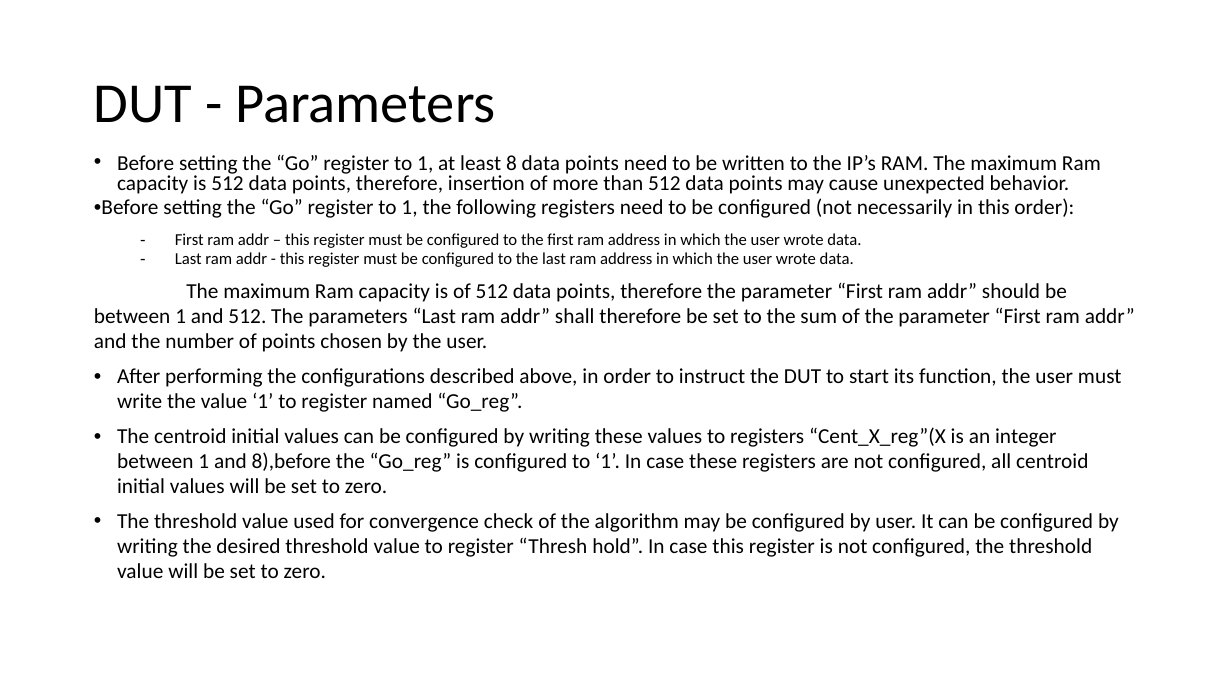
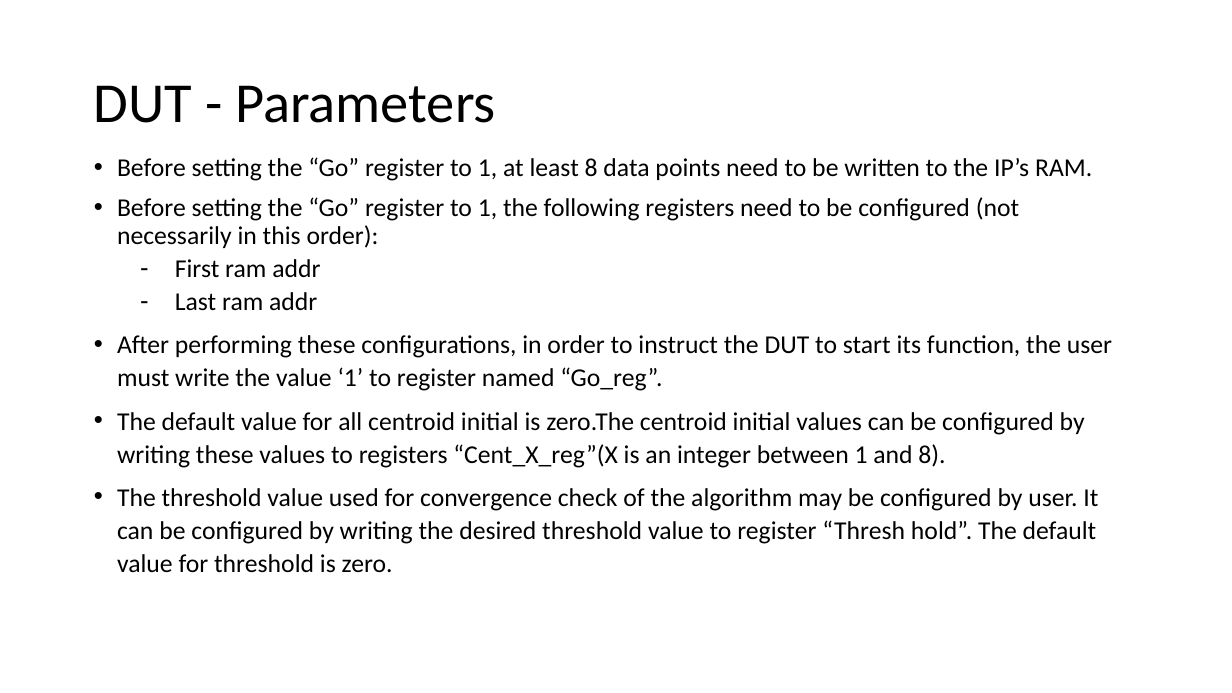
Before and after one commit to liotahuf/UVM_project, a slide deck: slide 17 of Final presentation.pptx. Drawn at 1232x693 pixels with LibreOffice and Linux fonts; fonts in the diff are those of the drawing. Boxes give left, top, right and bottom in pixels: in the first picture for what was removed or moved away, otherwise in the second. Text is boxed around its words. In the diff, an @@ line names an element or a change of style, - is before the commit and + after.

Commit message:
final ptt fixes done

```diff
--- a/Final presentation.pptx
+++ b/Final presentation.pptx
@@ text at bbox=[117, 157, 1092, 181]: text changed; size 16.6 to 20 pt @@
-• Before setting the “Go” register to 1, at least 8 data points need to be written to the IP’s RAM. The maximum Ram capacity is 512 data points, therefore, insertion of more than 512 data points may cause unexpected behavior.
+• Before setting the “Go” register to 1, at least 8 data points need to be written to the IP’s RAM.
@@ text at bbox=[117, 197, 1019, 248]: size 16.6 to 20 pt in "Before setting the “Go” register to 1, ..."; indent changed; line spacing 0.97 to 0.9; more space between paragraphs @@
@@ text at bbox=[117, 259, 1112, 573]: text changed; size 16.6 to 20 pt @@
-  – First ram addr – this register must be configured to the first ram address in which the user wrote data.
-  – Last ram addr - this register must be configured to the last ram address in which the user wrote data.
-The maximum Ram capacity is of 512 data points, therefore the parameter “First ram addr” should be between 1 and 512. The parameters “Last ram addr” shall therefore be set to the sum of the parameter “First ram addr” and the number of points chosen by the user.
-• After performing the configurations described above, in order to instruct the DUT to start its function, the user must write the value ‘1’ to register named “Go_reg”.
-• The centroid initial values can be configured by writing these values to registers “Cent_X_reg”(X is an integer between 1 and 8),before the “Go_reg” is configured to ‘1’. In case these registers are not configured, all centroid initial values will be set to zero.
-• The threshold value used for convergence check of the algorithm may be configured by user. It can be configured by writing the desired threshold value to register “Thresh hold”. In case this register is not configured, the threshold value will be set to zero.
+  – First ram addr
+  – Last ram addr
+• After performing these configurations, in order to instruct the DUT to start its function, the user must write the value ‘1’ to register named “Go_reg”.
+• The default value for all centroid initial is zero.The centroid initial values can be configured by writing these values to registers “Cent_X_reg”(X is an integer between 1 and 8).
+• The threshold value used for convergence check of the algorithm may be configured by user. It can be configured by writing the desired threshold value to register “Thresh hold”. The default value for threshold is zero.
```
Also in this commit, not shown: 14 other slides changed.
